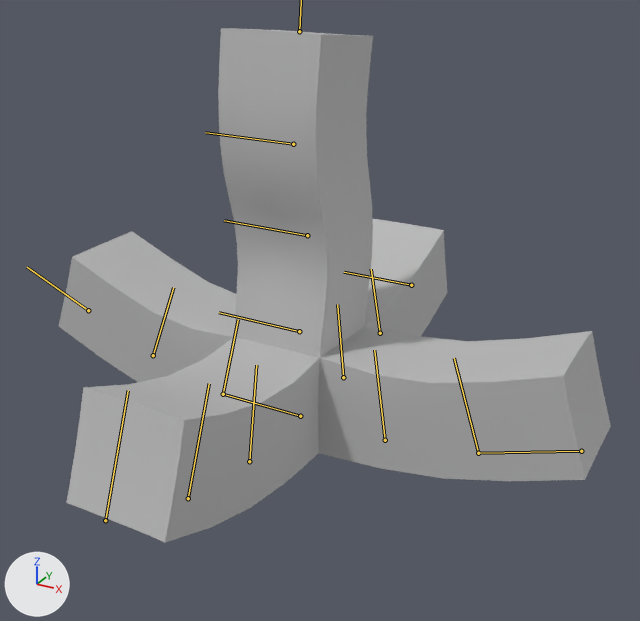
One commit to the FBX model FbxExporter/Resources/Import/wavybox.fbx: the scene before it, then after it.
Rendered twice from a 50 mm camera at (0.0834, -0.1429, 0.0972) aimed at (0.0068, -0.0036, 0.0275). The axes (+X, +Y, +Z) are drawn at lower left. The lights are the same throughout. Both versions are drawn at frame 11 of the action 'Take 001'; the numbers are the values there. The bones that bend it are drawn over the model as lines.
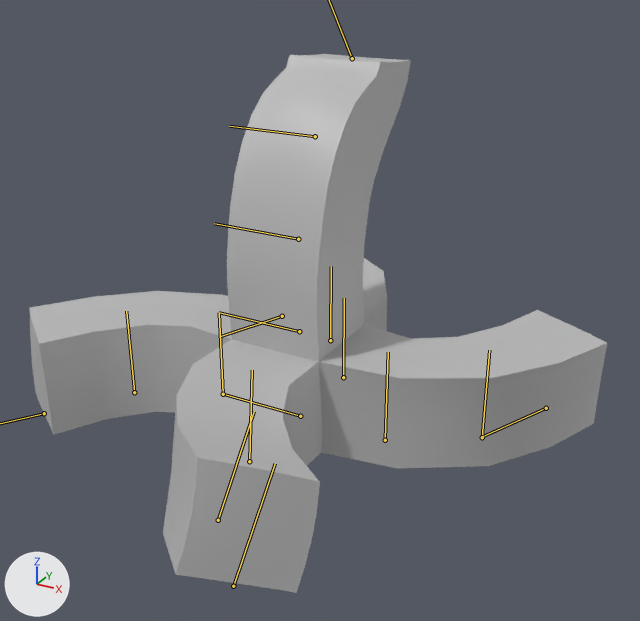
What the commit changed:
Bone 'joint2' (bone_joint2) turns from (0, 10, 0) to (0, 0, 0) degrees about its own x, y and z.
Bone 'joint3' (bone_joint3) turns from (0, -24, 0) to (0, 20, 0) degrees about its own x, y and z.
Bone 'joint4' (bone_joint4) turns from (0, 21, 0) to (0, 30, 0) degrees about its own x, y and z.
Bone 'joint5' (bone_joint5) turns from (0, 0, 0) to (90, 0, 0) degrees about its own x, y and z.
Bone 'joint6' (bone_joint6) turns from (0, 0, 9) to (0, 37, 0) degrees about its own x, y and z.
Bone 'joint7' (bone_joint7) turns from (0, 0, 8) to (0, 32, 0) degrees about its own x, y and z.
Bone 'joint9' (bone_joint9) turns from (0, 0, 14) to (0, 27, 0) degrees about its own x, y and z.
Bone 'joint10' (bone_joint10) turns from (0, 0, 8) to (0, 29, 0) degrees about its own x, y and z.
Bone 'joint12' (bone_joint12) turns from (0, 0, 10) to (-2, 17, 2) degrees about its own x, y and z.
Bone 'joint13' (bone_joint13) turns from (0, 0, 11) to (-14, 27, 8) degrees about its own x, y and z.
Bone 'joint15' (bone_joint15) turns from (0, 0, 8) to (0, 32, 0) degrees about its own x, y and z.
Bone 'joint16' (bone_joint16) turns from (0, 0, 10) to (0, 34, 0) degrees about its own x, y and z.

What differs and where, as boxes (x1, y1, x2, y2) in the pictures (640 x 621 px):
'pCube1', posed
    before: (59, 28, 611, 543)
    after: (30, 54, 607, 593)
bone 'joint3', root to tip
    before: (307, 235) to (224, 220)
    after: (298, 239) to (214, 223)
bone 'joint4', root to tip
    before: (293, 144) to (205, 132)
    after: (315, 136) to (229, 126)
bone 'joint6', root to tip
    before: (343, 377) to (337, 304)
    after: (343, 377) to (344, 298)
bone 'joint7', root to tip
    before: (380, 333) to (371, 269)
    after: (330, 340) to (331, 266)
bone 'joint9', root to tip
    before: (223, 394) to (238, 319)
    after: (223, 394) to (219, 312)
bone 'joint10', root to tip
    before: (153, 355) to (173, 287)
    after: (134, 392) to (126, 311)
bone 'joint12', root to tip
    before: (249, 461) to (256, 365)
    after: (249, 461) to (252, 370)
bone 'joint13', root to tip
    before: (188, 498) to (209, 383)
    after: (218, 520) to (254, 411)
bone 'joint15', root to tip
    before: (385, 440) to (374, 350)
    after: (385, 440) to (388, 352)
bone 'joint16', root to tip
    before: (478, 453) to (454, 358)
    after: (482, 437) to (489, 350)
